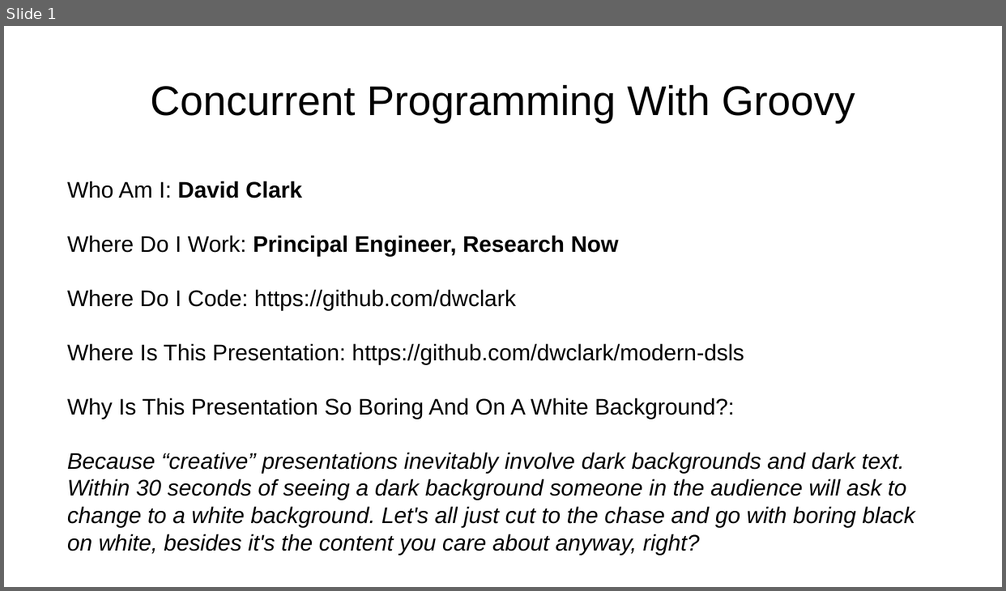
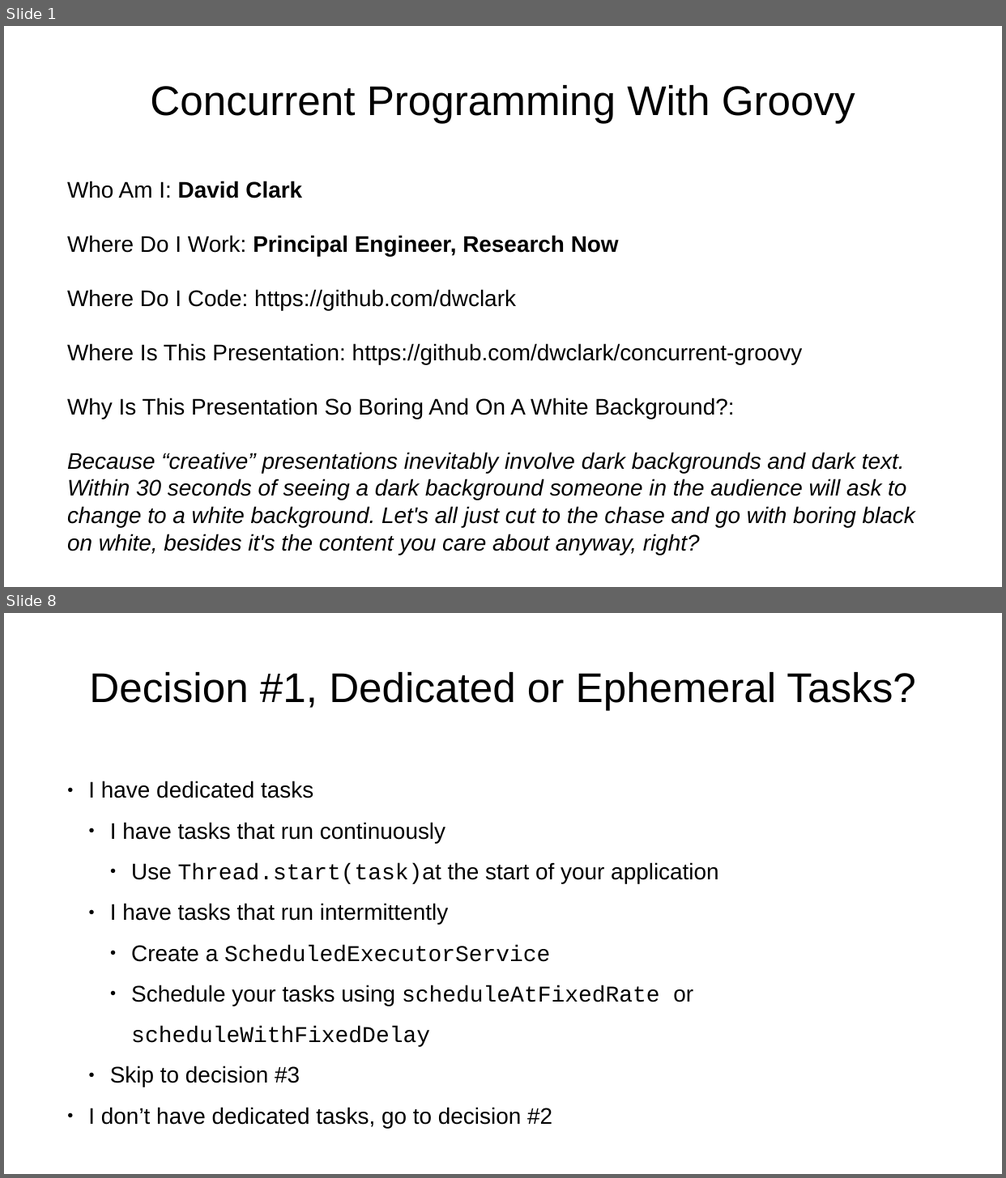
Before and after one commit to dwclark/concurrent-groovy, a slide deck: concurrent-groovy.odp. Shown one above the other, each under a label of ours: slide 1 before the commit, slides 1 and 8 after it; the slides between them are not shown. The pictures are 1006x591 and 1006x1178 pixels, drawn with LibreOffice and Linux fonts; fonts in the diff are those of the drawing. Boxes give left, top, right and bottom in pixels: in the first picture for what was removed or moved away, otherwise in the second. Text is boxed around its words. In the diff, an @@ line names an element or a change of style, - is before the commit and + after.

```diff
--- a/concurrent-groovy.odp
+++ b/concurrent-groovy.odp
@@ slide 8 added at <box>4,613,1002,1174</box>, background #FFFFFF @@
@@ title added at <box>89,672,915,710</box>, 33 pt, text #000000 @@
+Decision #1, Dedicated or Ephemeral Tasks?
@@ text added at <box>88,781,719,1128</box>, 18 pt, text #000000 @@
+● I have dedicated tasks
+  ● I have tasks that run continuously
+    ● Use Thread.start(task)at the start of your application
+  ● I have tasks that run intermittently
+    ● Create a ScheduledExecutorService
+    ● Schedule your tasks using scheduleAtFixedRate or scheduleWithFixedDelay
+  ● Skip to decision #3
+● I don’t have dedicated tasks, go to decision #2
@@ slide 1 changed as well @@
@@ text at <box>67,344,803,365</box>: text changed @@
-Where Is This Presentation: https://github.com/dwclark/modern-dsls
+Where Is This Presentation: https://github.com/dwclark/concurrent-groovy
```
Also in this commit, not shown: 8 other slides added, 3 other files.
